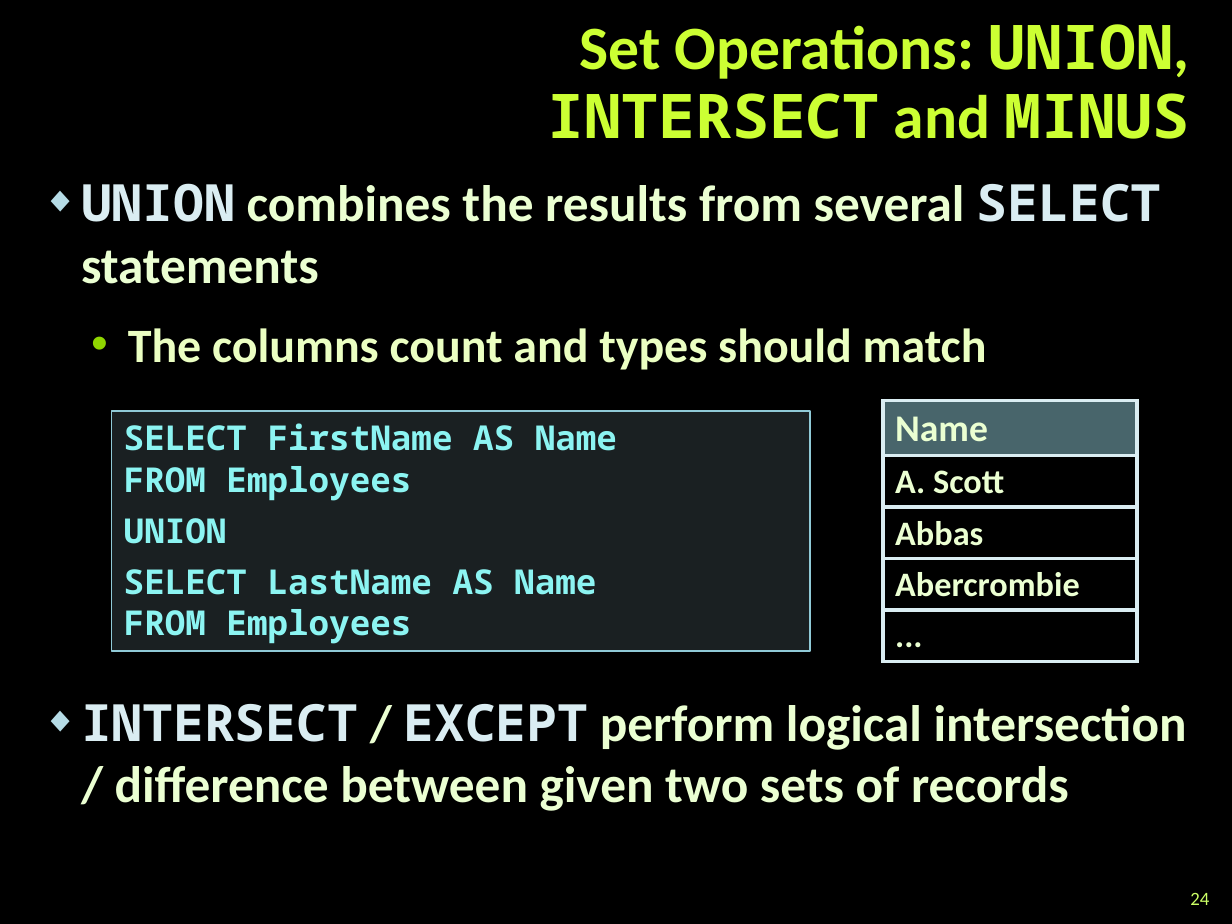
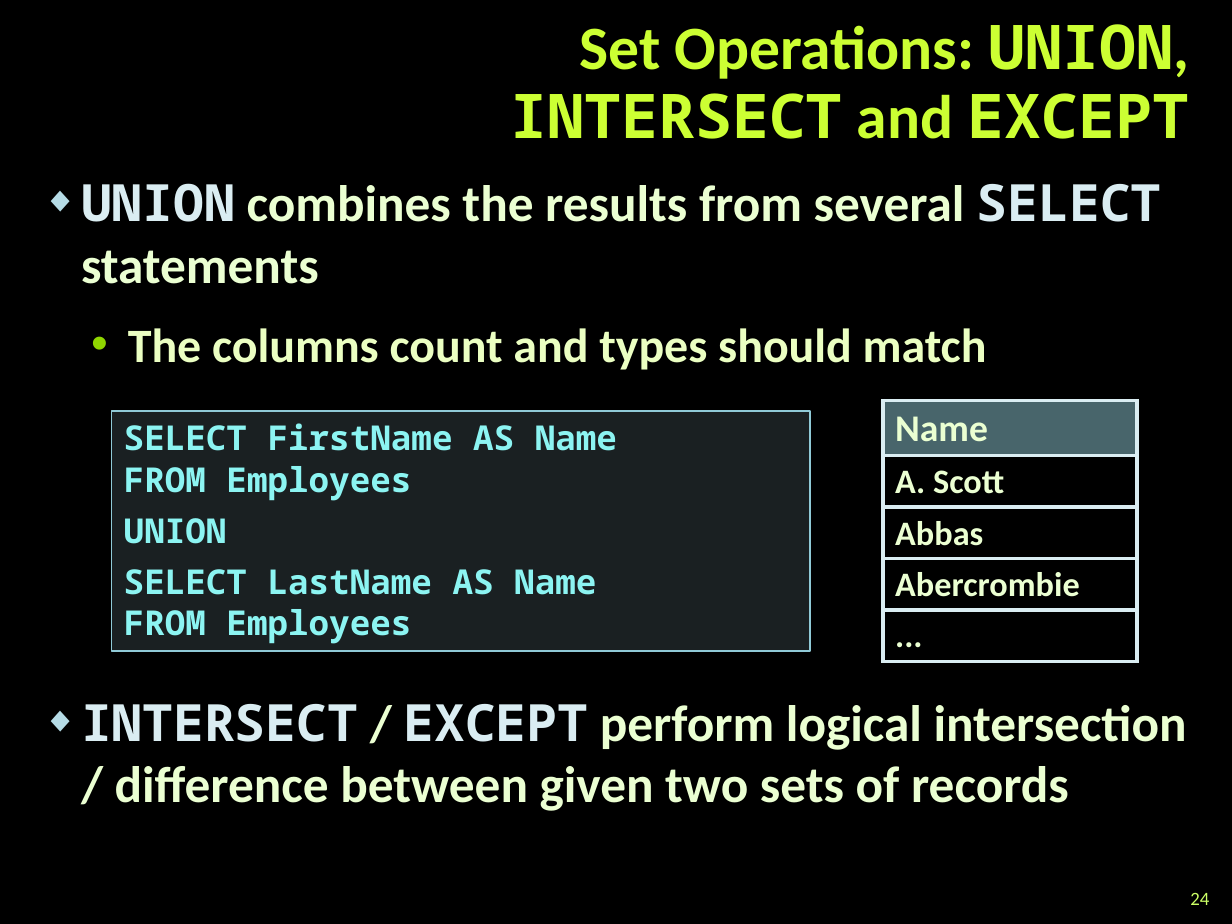
Before and after one commit to martin-nikolov/Telerik-Academy, a slide deck: slide 24 of Databases/04. Structured Query Language (SQL)/SQL-Introduction.pptx. Drawn at 1232x924 pixels with LibreOffice and Linux fonts; fonts in the diff are those of the drawing; background and template pictures are left out. Boxes give left, top, right and bottom in pixels: in the first picture for what was removed or moved away, otherwise in the second. Text is boxed around its words. In the diff, an @@ line names an element or a change of style, - is before the commit and + after.

```diff
--- a/Databases/04. Structured Query Language (SQL)/SQL-Introduction.pptx
+++ b/Databases/04. Structured Query Language (SQL)/SQL-Introduction.pptx
@@ title at bbox=[510, 24, 1189, 139]: text changed @@
-Set Operations: UNION, INTERSECT and MINUS
+Set Operations: UNION, INTERSECT and EXCEPT
```
Also in this commit, not shown: 1 other slide changed.
